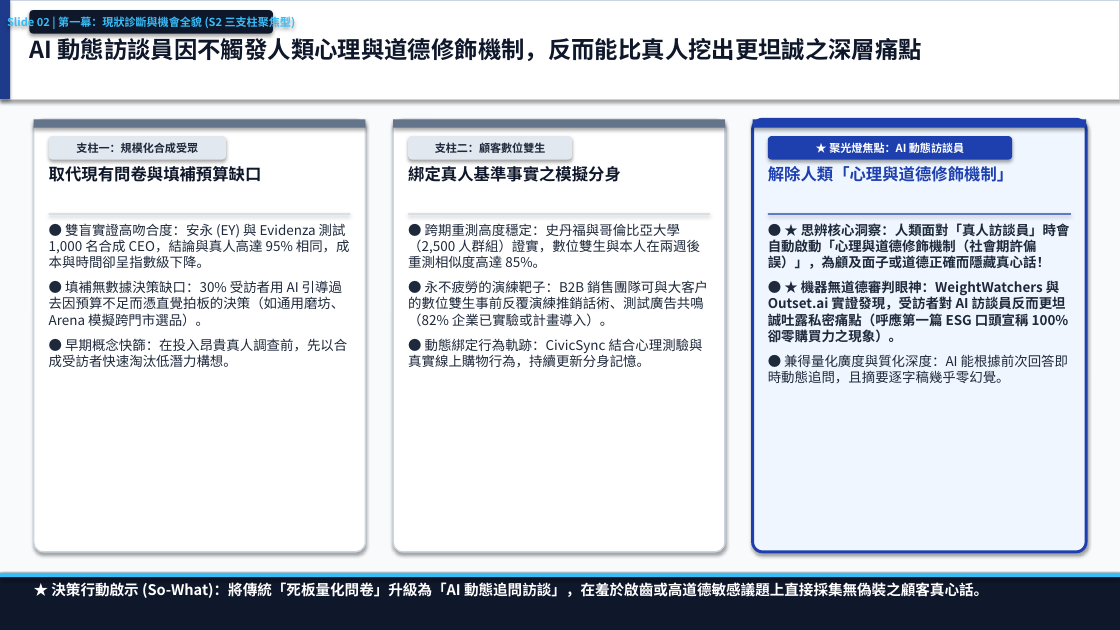
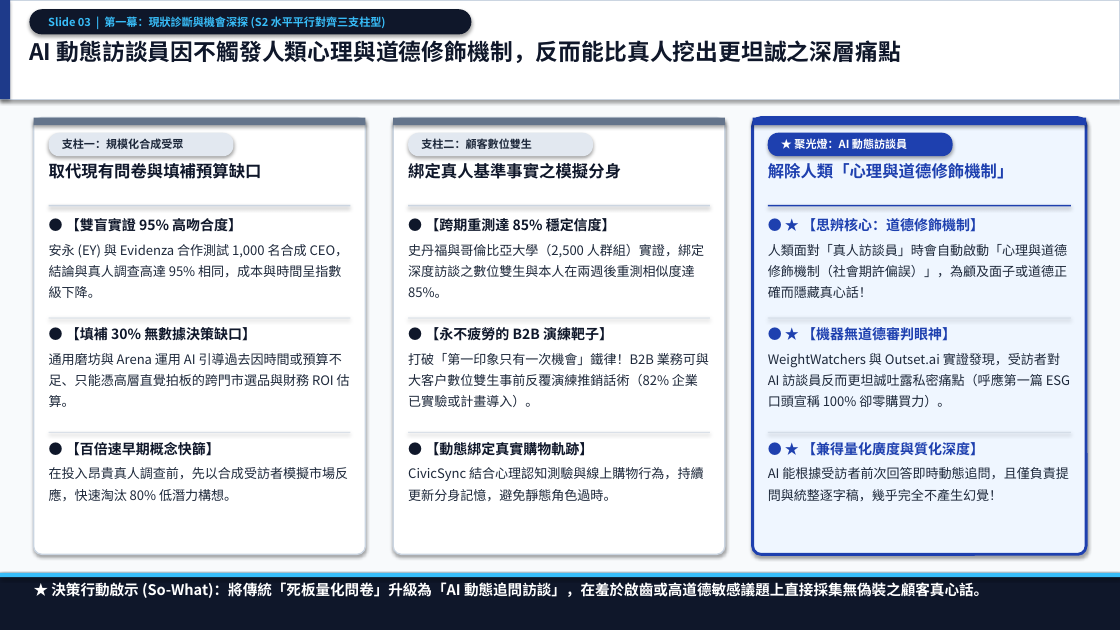
Before and after one commit to markyang20040112-source/deep-reading-and-visual-synthesis, a slide deck: slide 3 of reading_sessions/20261031_生成式AI顛覆市場研究/02_outputs/生成式AI顛覆市場研究_深度思辨與三篇合體簡報.pptx (slide 2 before the commit). Drawn at 1120x630 pixels with LibreOffice and Linux fonts; fonts in the diff are those of the drawing. Boxes give left, top, right and bottom in pixels: in the first picture for what was removed or moved away, otherwise in the second. Text is boxed around its words. In the diff, an @@ line names an element or a change of style, - is before the commit and + after.

Commit message:
fix(outputs): regenerate 4 calibrated mindmaps, continuous native-diagram PDF report, and parallel-aligned PPTX with closing page

```diff
--- a/reading_sessions/20261031_生成式AI顛覆市場研究/02_outputs/生成式AI顛覆市場研究_深度思辨與三篇合體簡報.pptx
+++ b/reading_sessions/20261031_生成式AI顛覆市場研究/02_outputs/生成式AI顛覆市場研究_深度思辨與三篇合體簡報.pptx
@@ proportions changed in 4 elements at (768,133,953,156), (34,118,365,555), (393,118,725,555), (29,9,471,34) @@
@@ rounded rectangle "Slide 03 | 第一幕：現狀診斷與機會深探 (S2 ...": place and size @@
-rounded rectangle "Slide 03 | 第一幕：現狀診斷與機會深探 (S2 ..." at (29,10,273,34)
+rounded rectangle "Slide 03 | 第一幕：現狀診斷與機會深探 (S2 ..." at (29,9,471,34)
@@ text in rounded rectangle at (48,16,386,28): text changed @@
-Slide 02 | 第一幕：現狀診斷與機會全貌 (S2 三支柱聚焦型)
+Slide 03 | 第一幕：現狀診斷與機會深探 (S2 水平平行對齊三支柱型)
@@ text "AI 動態訪談員因不觸發人類心理與道德修飾機制，反而能比真人挖出更坦誠之深層痛點" at (29,37,901,63): size 20 to 19.5 pt @@
@@ rounded rectangle at (753,118,1086,555): outline #1E40AF 2.5 pt to #1E40AF 2.4 pt; proportions changed @@
@@ rounded rectangle "支柱一：規模化合成受眾": place and size @@
-rounded rectangle "支柱一：規模化合成受眾" at (49,136,226,160)
+rounded rectangle "支柱一：規模化合成受眾" at (49,133,234,156)
@@ rounded rectangle "支柱一：規模化合成受眾" at (49,133,234,156): alignment centre to left; proportions changed @@
@@ rounded rectangle "支柱二：顧客數位雙生" at (408,133,593,156): alignment centre to left; proportions changed @@
@@ rounded rectangle "支柱二：顧客數位雙生": place and size @@
-rounded rectangle "支柱二：顧客數位雙生" at (408,136,572,160)
+rounded rectangle "支柱二：顧客數位雙生" at (408,133,593,156)
@@ rounded rectangle "★ 聚光燈：AI 動態訪談員": place and size @@
-rounded rectangle "★ 聚光燈：AI 動態訪談員" at (768,136,1012,160)
+rounded rectangle "★ 聚光燈：AI 動態訪談員" at (768,133,953,156)
@@ text in rounded rectangle at (794,137,907,152): text changed @@
-★ 聚光燈焦點：AI 動態訪談員
+★ 聚光燈：AI 動態訪談員
@@ 3 rectangles: place and size @@
-3 rectangles at (49,213,1071,214)
+3 rectangles at (49,205,1071,207)
@@ text added at (49,218,349,298), 11.2 pt, text #1E293B @@
+● 【雙盲實證 95% 高吻合度】
+安永 (EY) 與 Evidenza 合作測試 1,000 名合成 CEO，結論與真人調查高達 95% 相同，成本與時間呈指數級下降。
@@ text added at (408,218,704,298), 11.2 pt, text #1E293B @@
+● 【跨期重測達 85% 穩定信度】
+史丹福與哥倫比亞大學（2,500 人群組）實證，綁定深度訪談之數位雙生與本人在兩週後重測相似度達 85%。
@@ text added at (768,218,1067,298), 11.2 pt, text #1E293B @@
+● ★ 【思辨核心：道德修飾機制】
+人類面對「真人訪談員」時會自動啟動「心理與道德修飾機制（社會期許偏誤）」，為顧及面子或道德正確而隱藏真心話！
@@ text at (49,327,350,407): text changed; size 11.5 to 11.2 pt @@
-● 雙盲實證高吻合度：安永 (EY) 與 Evidenza 測試 1,000 名合成 CEO，結論與真人高達 95% 相同，成本與時間卻呈指數級下降。
-● 填補無數據決策缺口：30% 受訪者用 AI 引導過去因預算不足而憑直覺拍板的決策（如通用磨坊、Arena 模擬跨門市選品）。
-● 早期概念快篩：在投入昂貴真人調查前，先以合成受訪者快速淘汰低潛力構想。
+● 【填補 30% 無數據決策缺口】
+通用磨坊與 Arena 運用 AI 引導過去因時間或預算不足、只能憑高層直覺拍板的跨門市選品與財務 ROI 估算。
@@ rectangle added at (49,318,350,318), fill #CBD5E1 @@
@@ text at (408,327,709,407): text changed; size 11.5 to 11.2 pt @@
-● 跨期重測高度穩定：史丹福與哥倫比亞大學（2,500 人群組）證實，數位雙生與本人在兩週後重測相似度高達 85%。
-● 永不疲勞的演練靶子：B2B 銷售團隊可與大客戶的數位雙生事前反覆演練推銷話術、測試廣告共鳴（82% 企業已實驗或計畫導入）。
-● 動態綁定行為軌跡：CivicSync 結合心理測驗與真實線上購物行為，持續更新分身記憶。
+● 【永不疲勞的 B2B 演練靶子】
+打破「第一印象只有一次機會」鐵律！B2B 業務可與大客戶數位雙生事前反覆演練推銷話術（82% 企業已實驗或計畫導入）。
@@ rectangle added at (408,318,710,318), fill #CBD5E1 @@
@@ text at (768,327,1070,407): text changed; size 11.5 to 11.2 pt; bold off @@
-● ★ 思辨核心洞察：人類面對「真人訪談員」時會自動啟動「心理與道德修飾機制（社會期許偏誤）」，為顧及面子或道德正確而隱藏真心話！
-● ★ 機器無道德審判眼神：WeightWatchers 與 Outset.ai 實證發現，受訪者對 AI 訪談員反而更坦誠吐露私密痛點（呼應第一篇 ESG 口頭宣稱 100% 卻零購買力之現象）。
-● 兼得量化廣度與質化深度：AI 能根據前次回答即時動態追問，且摘要逐字稿幾乎零幻覺。
+● ★ 【機器無道德審判眼神】
+WeightWatchers 與 Outset.ai 實證發現，受訪者對 AI 訪談員反而更坦誠吐露私密痛點（呼應第一篇 ESG 口頭宣稱 100% 卻零購買力）。
@@ rectangle added at (768,318,1071,318), fill #CBD5E1 @@
@@ rectangle added at (49,432,350,433), fill #CBD5E1 @@
@@ text added at (49,442,348,501), 11.2 pt, text #1E293B @@
+● 【百倍速早期概念快篩】
+在投入昂貴真人調查前，先以合成受訪者模擬市場反應，快速淘汰 80% 低潛力構想。
@@ rectangle added at (408,432,710,433), fill #CBD5E1 @@
@@ text added at (408,442,703,501), 11.2 pt, text #1E293B @@
+● 【動態綁定真實購物軌跡】
+CivicSync 結合心理認知測驗與線上購物行為，持續更新分身記憶，避免靜態角色過時。
@@ rectangle added at (768,432,1071,433), fill #CBD5E1 @@
@@ text added at (768,442,1068,501), 11.2 pt, text #1E293B @@
+● ★ 【兼得量化廣度與質化深度】
+AI 能根據受訪者前次回答即時動態追問，且僅負責提問與統整逐字稿，幾乎完全不產生幻覺！
```
Also in this commit, not shown: 7 other slides changed, 2 slides added, 2 slides removed, 12 other files.
